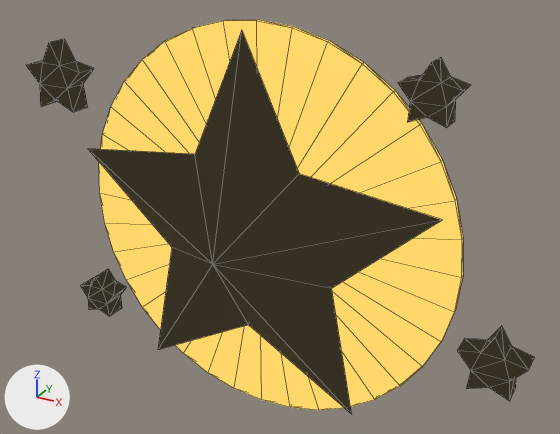
The glTF model assets/models3d/emblem_st_star.glb as it was, and as the next commit left it.
Both versions are drawn from a 50 mm lens placed at (0.869, -1.413, 1.246), pointed at (0.069, 0.042, 0.518). Lighting does not change. The marker at lower left points along +X, +Y and +Z. The older version comes first. Mesh edges are drawn as thin lines. Where no turn or scale is listed for an object, it has been applied to the vertices.

Names of what the first picture shows: 'halo_NoOutline', 'mini-0.480.18_ol', 'mini-0.550.78_ol', 'mini0.420.86_ol', 'mini0.60.3_ol', 'star_ol'.
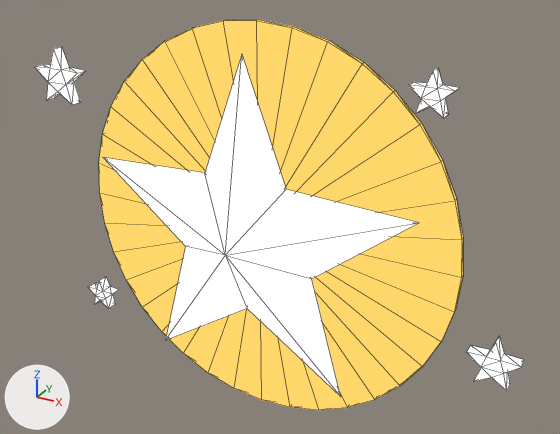
Boxes [x1, y1, x2, y2] around the edits, measured in the pictures (560 x 434 px):
'star_ol', deleted
    before: [89, 30, 442, 413]
'mini0.60.3_ol', deleted
    before: [457, 326, 534, 401]
'mini-0.550.78_ol', deleted
    before: [26, 39, 94, 112]
'mini0.420.86_ol', deleted
    before: [398, 57, 471, 128]
'mini-0.480.18_ol', deleted
    before: [80, 269, 127, 316]
'star', unchanged, uncovered by the edit
    after: [104, 55, 419, 397]
'mini-0.550.78', unchanged, uncovered by the edit
    after: [35, 47, 85, 105]
'mini0.60.3', unchanged, uncovered by the edit
    after: [467, 336, 524, 391]
'mini0.420.86', unchanged, uncovered by the edit
    after: [409, 68, 459, 118]

The change, as a diff of the scene's bpy script:
```diff
--- a/assets/models3d/emblem_st_star.glb.py
+++ b/assets/models3d/emblem_st_star.glb.py
@@ ob_mini0_60_3_ol @@
-ob_mini0_60_3_ol = bpy.data.objects.new('mini0.60.3_ol', me_mini0_60_001)
-ob_mini0_60_3_ol.location = (0.6, 0.02, 0.3)
@@ ob_mini0_420_86_ol @@
-ob_mini0_420_86_ol = bpy.data.objects.new('mini0.420.86_ol', me_mini0_420_001)
-ob_mini0_420_86_ol.location = (0.42, 0.02, 0.86)
@@ ob_mini_0_480_18_ol @@
-ob_mini_0_480_18_ol = bpy.data.objects.new('mini-0.480.18_ol', me_mini_0_480_001)
-ob_mini_0_480_18_ol.location = (-0.48, 0.02, 0.18)
@@ ob_mini_0_550_78_ol @@
-ob_mini_0_550_78_ol = bpy.data.objects.new('mini-0.550.78_ol', me_mini_0_550_001)
-ob_mini_0_550_78_ol.location = (-0.55, 0.02, 0.78)
@@ ob_star_ol @@
-ob_star_ol = bpy.data.objects.new('star_ol', me_star_001)
-ob_star_ol.location = (0.0, 0.0, 0.46)
```
